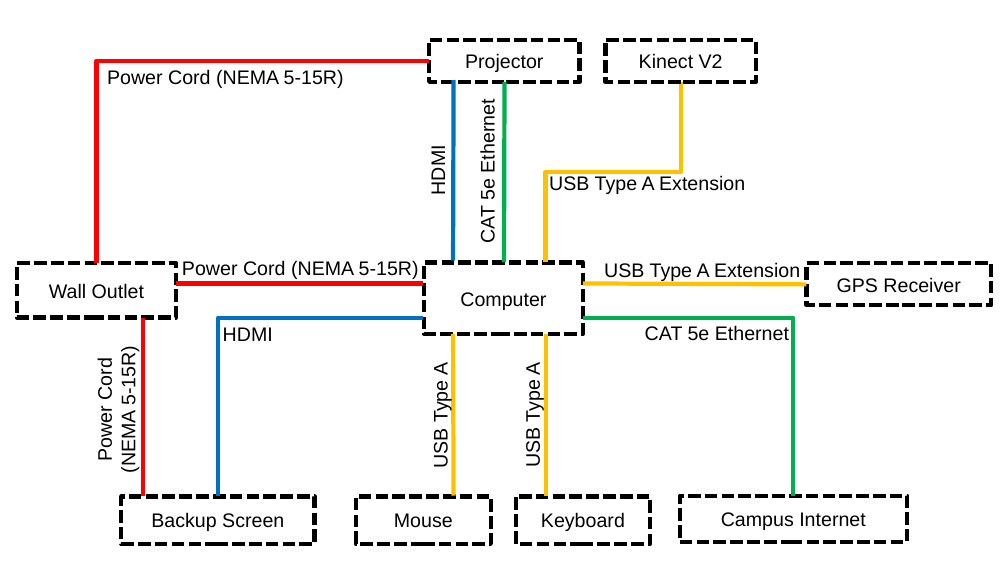
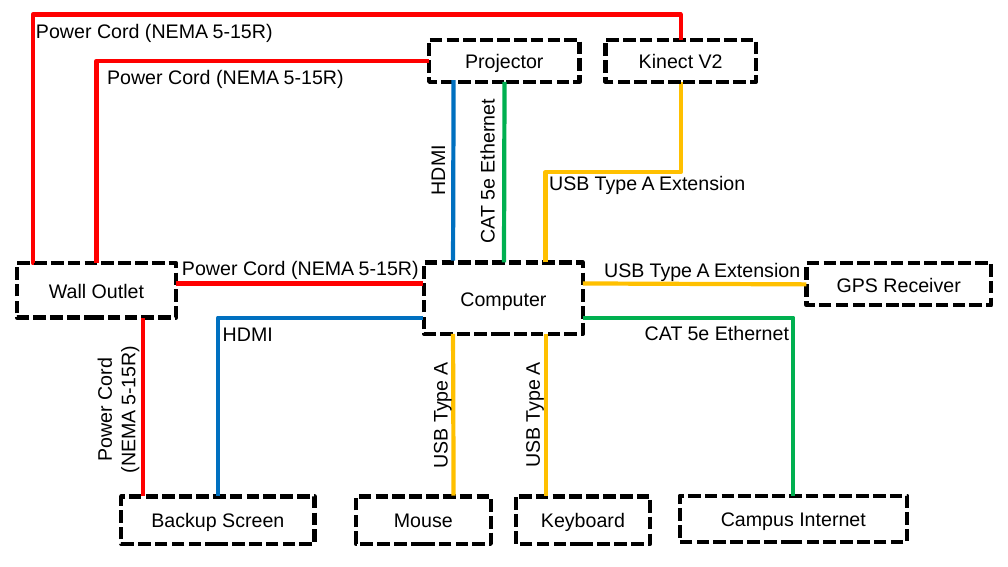
Before and after one commit to KittCentral/artifact, a slide deck: slide 1 of Project Proposals/Artifact Connection Diagram.pptx. Drawn at 1008x567 pixels with LibreOffice and Linux fonts; fonts in the diff are those of the drawing. Boxes give left, top, right and bottom in pixels: in the first picture for what was removed or moved away, otherwise in the second. Text is boxed around its words. In the diff, an @@ line names an element or a change of style, - is before the commit and + after.

```diff
--- a/Project Proposals/Artifact Connection Diagram.pptx
+++ b/Project Proposals/Artifact Connection Diagram.pptx
@@ elbow line added from (680, 40) to (33, 263), #FF0000 3 pt @@
@@ text added at bbox=[36, 23, 273, 42], 14 pt, text #000000 @@
+Power Cord (NEMA 5-15R)
```
Also in this commit, not shown: 21 other files.
